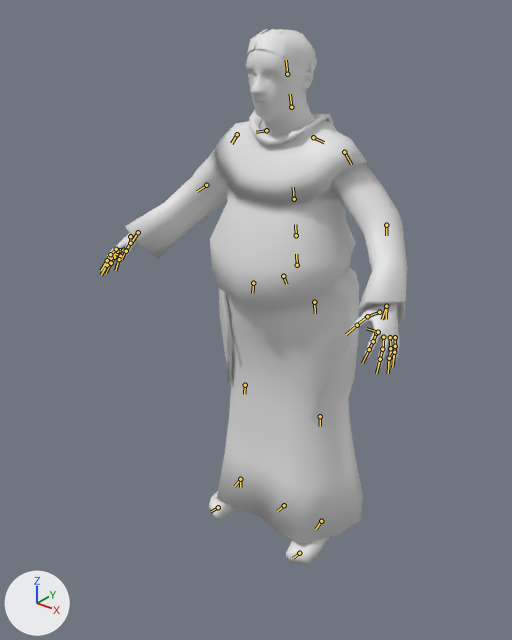
The Blender file assets-src/rooms/tavern/creature-clips/Monk.blend: old version first, new version second.
Before and after are seen from a camera (50 mm lens) standing at (0.644, -0.893, 0.938) and looking at (-0.034, -0.046, 0.413). The lights are fixed; the arrows at lower left show +X, +Y and +Z. The older version comes first. The bones that change, and the others that lie on the model, are drawn over the model as lines.

In view in the first picture: 'MonkSourceMesh'.
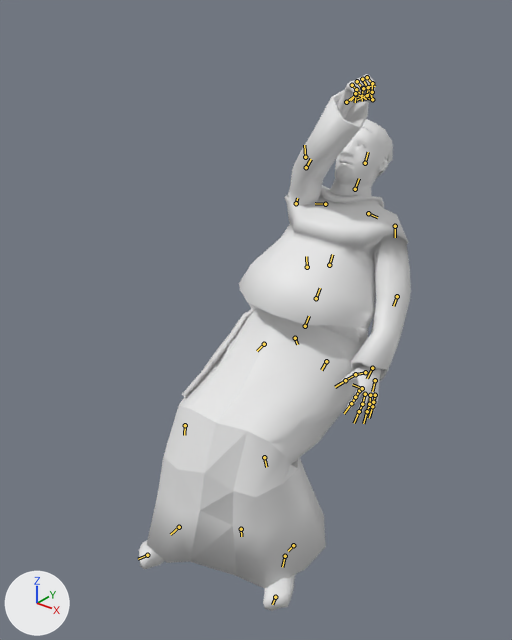
The newer file adds an action. The first version stands in its rest pose; the second is drawn at frame 12 of the action 'SitSlap'.

What the commit changed:
Bone 'Root' (bone_root) moves from (0.0, 0.0, 0.0) to (0.0, -0.038, -0.131).
Bone 'Hips' (bone_hips) turns from (0, 0, 0) to (0, -6, 4) degrees about its own x, y and z.
Bone 'ToSpine' (bone_tospine) turns from (0, 0, 0) to (-37, -3, -6) degrees about its own x, y and z.
Bone 'Spine' (bone_spine) turns from (0, 0, 0) to (-2, 0, 0) degrees about its own x, y and z.
Bone 'Spine1' (bone_spine1) turns from (0, 0, 0) to (3, -5, 3) degrees about its own x, y and z.
Bone 'Neck' (bone_neck) turns from (0, 0, 0) to (-5, 0, -4) degrees about its own x, y and z.
Bone 'Head' (bone_head) turns from (0, 0, 0) to (5, -3, 4) degrees about its own x, y and z.
Bone 'Arm_L' (bone_arm_l) turns from (0, 0, 0) to (-16, 16, -22) degrees about its own x, y and z.
Bone 'ForeArm_L' (bone_forearm_l) turns from (0, 0, 0) to (-13, 0, -2) degrees about its own x, y and z.
Bone 'Hand_L' (bone_hand_l) turns from (0, 0, 0) to (-8, 9, 5) degrees about its own x, y and z.
Bone 'Arm_R' (bone_arm_r) turns from (0, 0, 0) to (100, -37, 47) degrees about its own x, y and z.
Bone 'ForeArm_R' (bone_forearm_r) turns from (0, 0, 0) to (-27, -7, 22) degrees about its own x, y and z.
Bone 'Hand_R' (bone_hand_r) turns from (0, 0, 0) to (-3, -7, -3) degrees about its own x, y and z.
Bone 'f_ring.01.R' (bone_f_ring_01_r) turns from (0, 0, 0) to (76, -22, -2) degrees about its own x, y and z.
Bone 'f_ring.02.R' (bone_f_ring_02_r) turns from (0, 0, 0) to (53, -3, -4) degrees about its own x, y and z.
Bone 'f_ring.03.R' (bone_f_ring_03_r) turns from (0, 0, 0) to (65, 5, -24) degrees about its own x, y and z.
Bone 'f_pinky.01.R' (bone_f_pinky_01_r) turns from (0, 0, 0) to (61, -11, -7) degrees about its own x, y and z.
Bone 'f_pinky.02.R' (bone_f_pinky_02_r) turns from (0, 0, 0) to (67, -5, -16) degrees about its own x, y and z.
Bone 'f_pinky.03.R' (bone_f_pinky_03_r) turns from (0, 0, 0) to (38, 9, -19) degrees about its own x, y and z.
Bone 'thumb.01.R' (bone_thumb_01_r) turns from (0, 0, 0) to (21, -2, -14) degrees about its own x, y and z.
Bone 'thumb.02.R' (bone_thumb_02_r) turns from (0, 0, 0) to (79, -56, -89) degrees about its own x, y and z.
Bone 'thumb.03.R' (bone_thumb_03_r) turns from (0, 0, 0) to (99, 42, 29) degrees about its own x, y and z.
Bone 'f_middle.01.R' (bone_f_middle_01_r) turns from (0, 0, 0) to (85, -22, 2) degrees about its own x, y and z.
Bone 'f_middle.02.R' (bone_f_middle_02_r) turns from (0, 0, 0) to (58, 11, -1) degrees about its own x, y and z.
Bone 'f_middle.03.R' (bone_f_middle_03_r) turns from (0, 0, 0) to (44, -18, 10) degrees about its own x, y and z.
Bone 'f_index.01.R' (bone_f_index_01_r) turns from (0, 0, 0) to (80, 5, -11) degrees about its own x, y and z.
Bone 'f_index.02.R' (bone_f_index_02_r) turns from (0, 0, 0) to (33, 4, -7) degrees about its own x, y and z.
Bone 'f_index.03.R' (bone_f_index_03_r) turns from (0, 0, 0) to (63, 0, -8) degrees about its own x, y and z.
Bone 'UpLeg_L' (bone_upleg_l) turns from (0, 0, 0) to (67, -2, -16) degrees about its own x, y and z.
Bone 'Leg_L' (bone_leg_l) turns from (0, 0, 0) to (-74, 16, 7) degrees about its own x, y and z.
Bone 'Foot_L' (bone_foot_l) turns from (0, 0, 0) to (-7, -5, -14) degrees about its own x, y and z.
Bone 'UpLeg_R' (bone_upleg_r) turns from (0, 0, 0) to (71, 16, 17) degrees about its own x, y and z.
Bone 'Leg_R' (bone_leg_r) turns from (0, 0, 0) to (-63, -15, -7) degrees about its own x, y and z.
Bone 'Foot_R' (bone_foot_r) moves from (0.0, 0.0, 0.0) to (0.0, 0.0, 0.001).
Bone 'Foot_R' (bone_foot_r) turns from (0, 0, 0) to (3, 2, 3) degrees about its own x, y and z.

Changed parts and their boxes [x1, y1, x2, y2] in the pictures (512 x 640 px):
'MonkSourceMesh', posed (11% narrower)
    before: [102, 29, 407, 565]
    after: [139, 74, 411, 611]
bone 'Root', root to tip
    before: (284, 505) to (277, 511)
    after: (293, 545) to (288, 551)
bone 'Hips', root to tip
    before: (283, 276) to (286, 284)
    after: (295, 338) to (297, 344)
bone 'ToSpine', root to tip
    before: (297, 265) to (296, 254)
    after: (305, 326) to (309, 316)
bone 'Spine', root to tip
    before: (296, 235) to (295, 224)
    after: (316, 298) to (320, 288)
bone 'Spine1', root to tip
    before: (294, 199) to (293, 187)
    after: (329, 265) to (332, 254)
bone 'Neck', root to tip
    before: (291, 107) to (290, 94)
    after: (355, 189) to (359, 178)
bone 'Head', root to tip
    before: (287, 74) to (286, 60)
    after: (365, 163) to (368, 152)
bone 'Arm_L', root to tip
    before: (344, 152) to (351, 164)
    after: (395, 226) to (395, 237)
bone 'ForeArm_L', root to tip
    before: (386, 225) to (386, 235)
    after: (397, 296) to (393, 306)
bone 'Hand_L', root to tip
    before: (386, 306) to (382, 319)
    after: (372, 368) to (367, 378)
bone 'Arm_R', root to tip
    before: (237, 134) to (231, 143)
    after: (296, 203) to (297, 198)
bone 'ForeArm_R', root to tip
    before: (206, 185) to (197, 191)
    after: (306, 167) to (311, 159)
bone 'Hand_R', root to tip
    before: (138, 232) to (131, 242)
    after: (346, 102) to (355, 95)
bone 'f_ring.01.R', root to tip
    before: (120, 250) to (113, 259)
    after: (357, 81) to (364, 90)
bone 'f_ring.02.R', root to tip
    before: (114, 257) to (109, 267)
    after: (362, 88) to (362, 101)
bone 'f_ring.03.R', root to tip
    before: (111, 263) to (106, 273)
    after: (362, 96) to (356, 97)
bone 'f_pinky.01.R', root to tip
    before: (123, 250) to (118, 260)
    after: (352, 85) to (359, 93)
bone 'f_pinky.02.R', root to tip
    before: (120, 256) to (116, 266)
    after: (356, 89) to (355, 102)
bone 'f_pinky.03.R', root to tip
    before: (119, 259) to (115, 270)
    after: (356, 94) to (350, 100)
bone 'thumb.01.R', root to tip
    before: (130, 236) to (130, 244)
    after: (355, 93) to (367, 98)
bone 'thumb.02.R', root to tip
    before: (130, 243) to (125, 251)
    after: (365, 97) to (373, 99)
bone 'thumb.03.R', root to tip
    before: (126, 250) to (121, 259)
    after: (372, 99) to (368, 89)
bone 'f_middle.01.R', root to tip
    before: (117, 251) to (110, 259)
    after: (362, 79) to (369, 89)
bone 'f_middle.02.R', root to tip
    before: (111, 258) to (105, 268)
    after: (368, 87) to (366, 99)
bone 'f_middle.03.R', root to tip
    before: (107, 265) to (101, 275)
    after: (367, 95) to (357, 100)
bone 'f_index.01.R', root to tip
    before: (116, 249) to (108, 257)
    after: (367, 77) to (375, 86)
bone 'f_index.02.R', root to tip
    before: (110, 254) to (104, 264)
    after: (372, 83) to (371, 97)
bone 'f_index.03.R', root to tip
    before: (107, 260) to (101, 270)
    after: (372, 92) to (361, 98)
bone 'UpLeg_L', root to tip
    before: (314, 302) to (315, 313)
    after: (326, 361) to (321, 370)
bone 'Leg_L', root to tip
    before: (320, 416) to (320, 426)
    after: (264, 457) to (266, 467)
bone 'Foot_L', root to tip
    before: (321, 521) to (315, 529)
    after: (285, 556) to (282, 567)
bone 'UpLeg_R', root to tip
    before: (253, 283) to (252, 293)
    after: (264, 344) to (257, 351)
bone 'Leg_R', root to tip
    before: (245, 385) to (244, 394)
    after: (185, 425) to (184, 435)
bone 'Foot_R', root to tip
    before: (240, 479) to (234, 486)
    after: (179, 527) to (170, 534)
